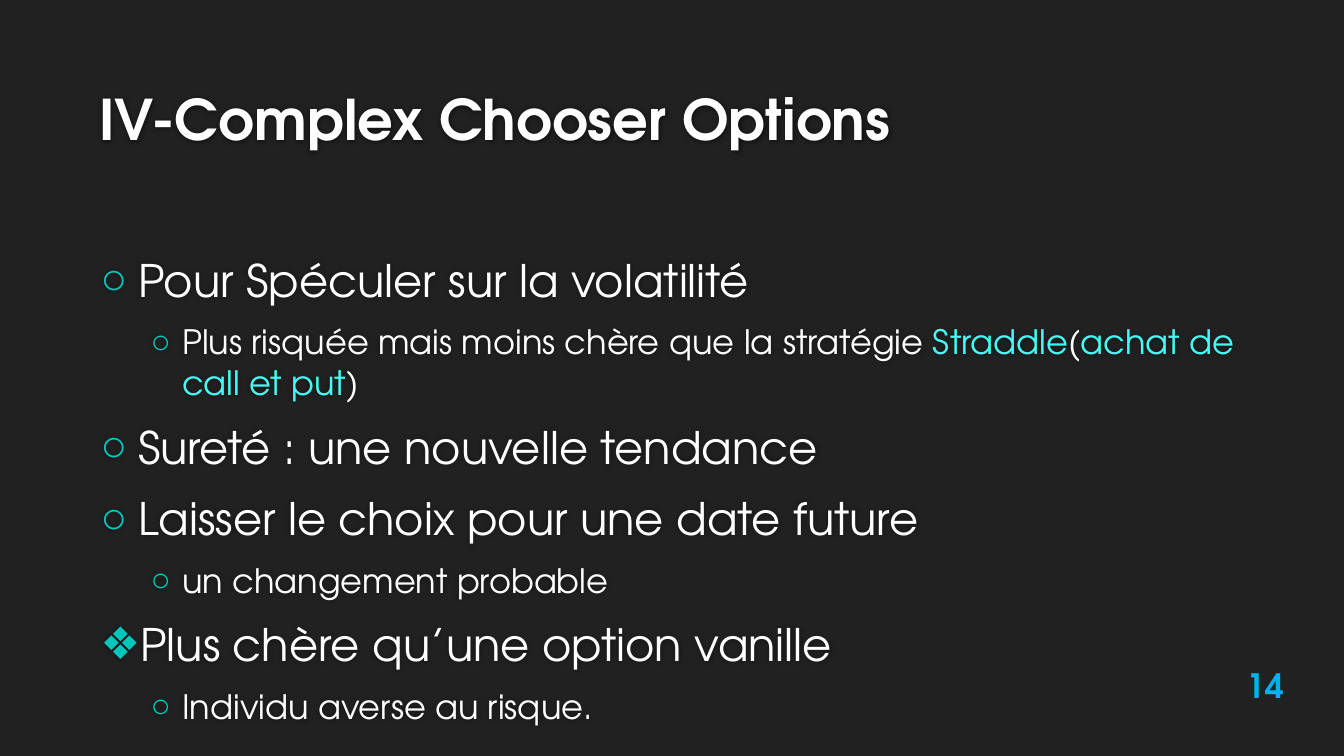
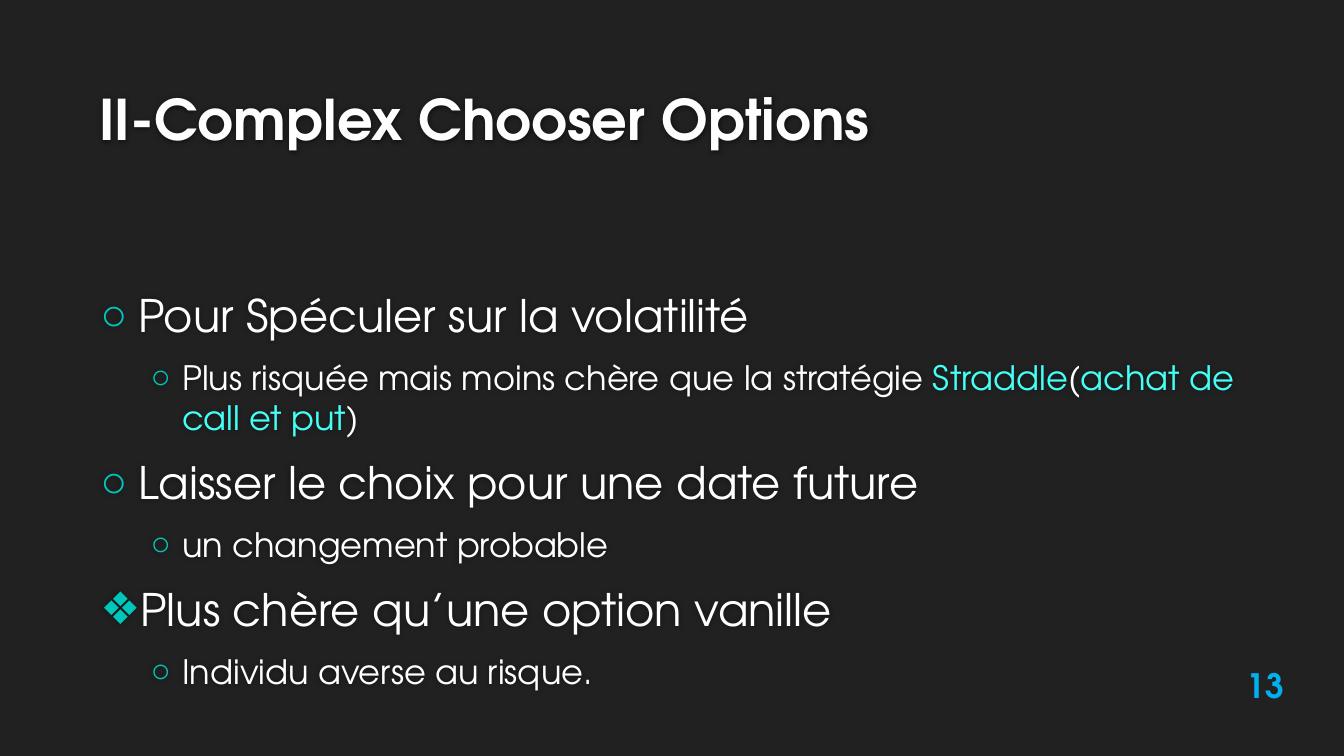
Before and after one commit to Ayadi07/Quantlib, a slide deck: slide 13 of report and presentation/QuantLib1.3 16-01-2014-modified version.pptx (slide 14 before the commit). Drawn at 1344x756 pixels with LibreOffice and Linux fonts; fonts in the diff are those of the drawing; background and template pictures are left out. Boxes give left, top, right and bottom in pixels: in the first picture for what was removed or moved away, otherwise in the second. Text is boxed around its words. In the diff, an @@ line names an element or a change of style, - is before the commit and + after.

```diff
--- a/report and presentation/QuantLib1.3 16-01-2014-modified version.pptx
+++ b/report and presentation/QuantLib1.3 16-01-2014-modified version.pptx
@@ title at box(99, 97, 869, 151): text changed @@
-IV-Complex Chooser Options
+II-Complex Chooser Options
@@ text at box(138, 430, 818, 465): paragraph removed @@
-○ Sureté : une nouvelle tendance
@@ page number at box(1246, 672, 1284, 699): text changed @@
-14
+13
```
Also in this commit, not shown: 22 other slides changed, 1 slide removed, 1 other file.
